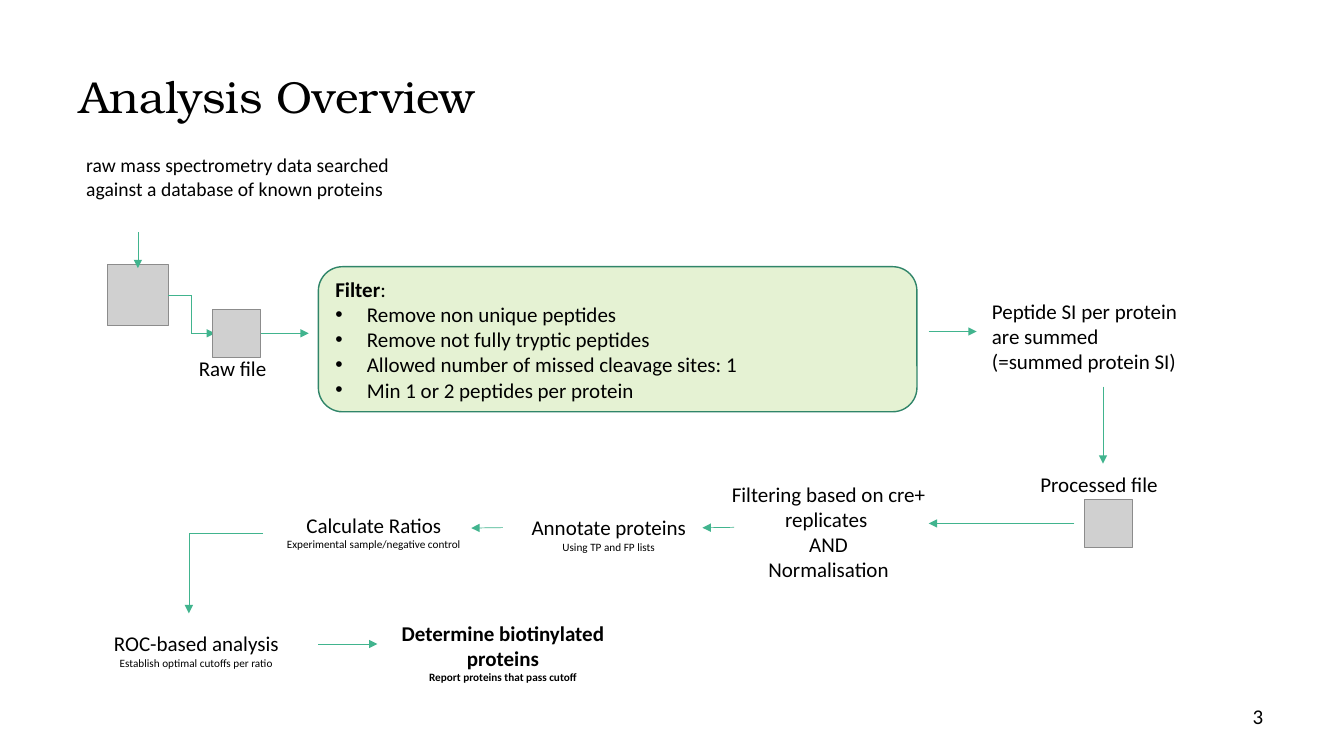
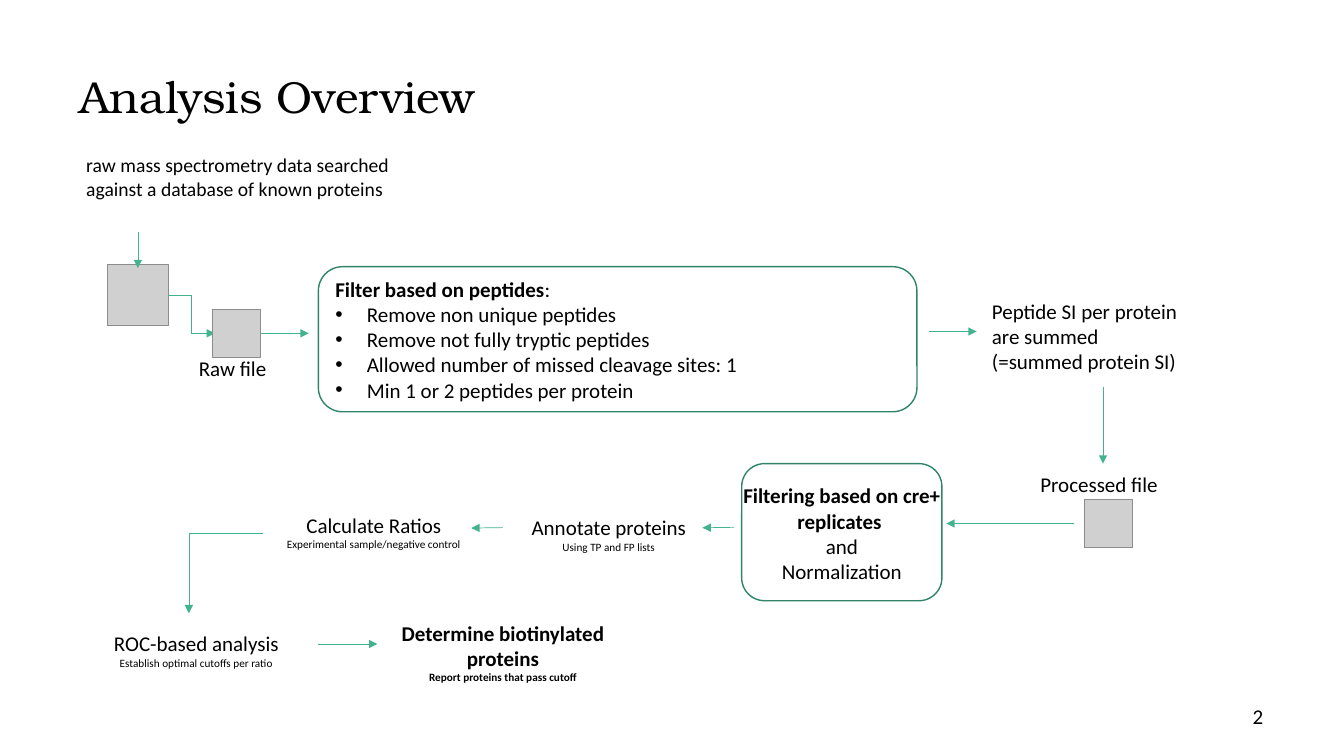
Before and after one commit to vinogradova-lab/cell-type-specific-proximity-labeling, a slide deck: slide 3 of turboid_analysis_walkthrough.pptx (slide 4 before the commit). Drawn at 1344x756 pixels with LibreOffice and Linux fonts; fonts in the diff are those of the drawing; grey boxes stand for pictures. Boxes give left, top, right and bottom in pixels: in the first picture for what was removed or moved away, otherwise in the second. Text is boxed around its words. In the diff, an @@ line names an element or a change of style, - is before the commit and + after.

Commit message:
new turbo id file analysis

```diff
--- a/turboid_analysis_walkthrough.pptx
+++ b/turboid_analysis_walkthrough.pptx
@@ rounded rectangle "Filter based on peptides:" at (319,267,918,412): fill #E5F2D3 to none @@
@@ text in rounded rectangle at (335,282,550,301): text changed @@
-Filter:
+Filter based on peptides:
@@ text "Filtering based on cre+ replicates": place and size @@
-text "Filtering based on cre+ replicates" at (732,487,925,577)
+text "Filtering based on cre+ replicates" at (743,488,940,579)
@@ rounded rectangle added at (742,464,943,601), outline #308569 1 pt @@
@@ text at (743,488,940,533): bold on in "Filtering based on cre+ replicates" @@
@@ text at (782,539,902,579): text changed @@
-AND
-Normalisation
+and
+Normalization
@@ arrow moved from (1075, 523) - (929, 523) to (1075, 523) - (947, 523) @@
@@ page number at (1253,710,1264,724): text changed @@
-3
+2
```
Also in this commit, not shown: 2 other slides changed, 6 slides added, 2 other files.
